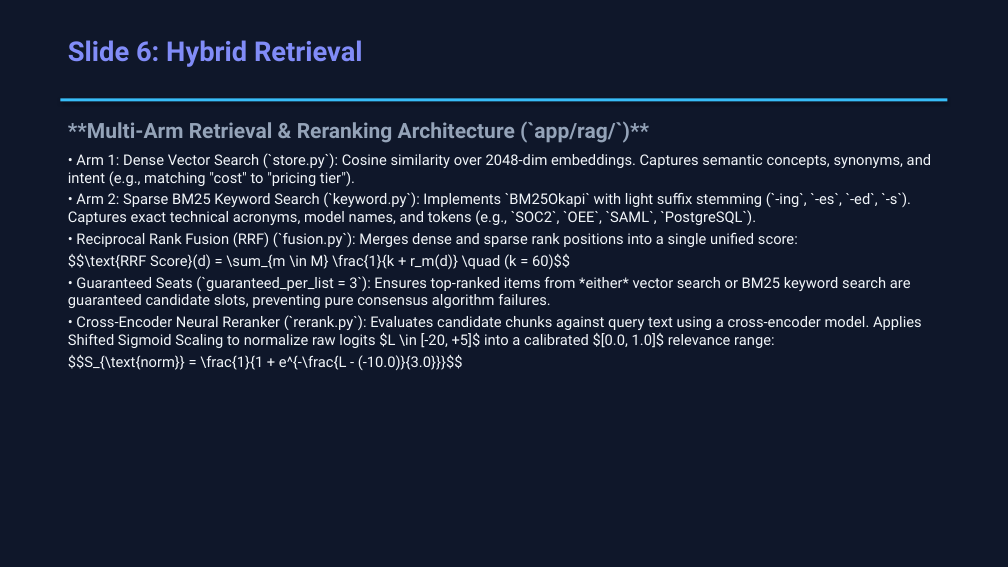
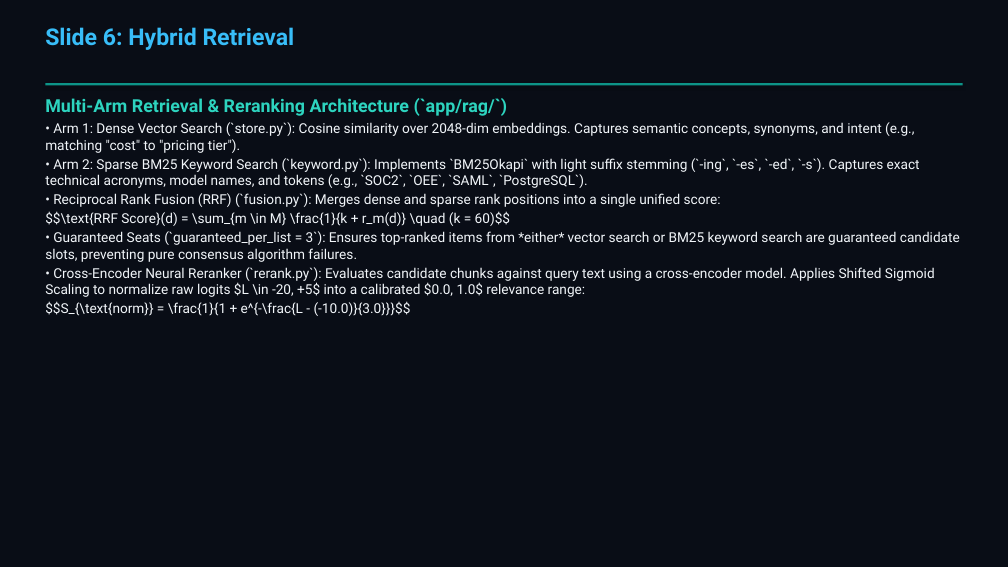
Before and after one commit to keshav9926/First-Impression-, a slide deck: slide 7 of presentation.pptx. Drawn at 1008x567 pixels with LibreOffice and Linux fonts; fonts in the diff are those of the drawing. Boxes give left, top, right and bottom in pixels: in the first picture for what was removed or moved away, otherwise in the second. Text is boxed around its words. In the diff, an @@ line names an element or a change of style, - is before the commit and + after.

Commit message:
fix(presentation): update theme to Teal/Sky, fix slide overflow bounds, add links & presenter attribution (~ Keshav)

```diff
--- a/presentation.pptx
+++ b/presentation.pptx
@@ rectangle at [0, 0, 1008, 567]: fill #0F172A to #090D16 @@
@@ text "Slide 6: Hybrid Retrieval": place and size @@
-text "Slide 6: Hybrid Retrieval" at [68, 40, 363, 67]
+text "Slide 6: Hybrid Retrieval" at [45, 27, 295, 50]
@@ text "Slide 6: Hybrid Retrieval" at [45, 27, 295, 50]: size 26 to 22 pt, text colour #818CF8 to #38BDF8 @@
@@ rectangle: place and size @@
-rectangle at [60, 98, 948, 101]
+rectangle at [45, 83, 963, 85]
@@ rectangle at [45, 83, 963, 85]: fill #38BDF8 to #0D9488 @@
@@ text at [45, 98, 507, 116]: text changed; size 20 to 17 pt; text colour #94A3B8 to #2DD4BF @@
-**Multi-Arm Retrieval & Reranking Architecture (`app/rag/`)**
+Multi-Arm Retrieval & Reranking Architecture (`app/rag/`)
@@ text "Multi-Arm Retrieval & Reranking Architecture ...": place and size @@
-text "Multi-Arm Retrieval & Reranking Architecture ..." at [68, 122, 931, 370]
+text "Multi-Arm Retrieval & Reranking Architecture ..." at [45, 98, 960, 316]
@@ text at [45, 122, 960, 316]: size 14 to 13 pt in "• Arm 1: Dense Vector Search (`store.py`): ...", "• Arm 2: Sparse BM25 Keyword Search ...", "• Reciprocal Rank Fusion (RRF) (`fusion.py`): Merges ...", "$$\text{RRF Score}(d) = \sum_{m \in M} \frac{1}{k ..." and 2 more places; less space between paragraphs @@
@@ text at [45, 267, 935, 297]: text changed; size 14 to 13 pt @@
-• Cross-Encoder Neural Reranker (`rerank.py`): Evaluates candidate chunks against query text using a cross-encoder model. Applies Shifted Sigmoid Scaling to normalize raw logits $L \in [-20, +5]$ into a calibrated $[0.0, 1.0]$ relevance range:
+• Cross-Encoder Neural Reranker (`rerank.py`): Evaluates candidate chunks against query text using a cross-encoder model. Applies Shifted Sigmoid Scaling to normalize raw logits $L \in -20, +5$ into a calibrated $0.0, 1.0$ relevance range:
```
Also in this commit, not shown: 19 other slides changed, 3 other files.
